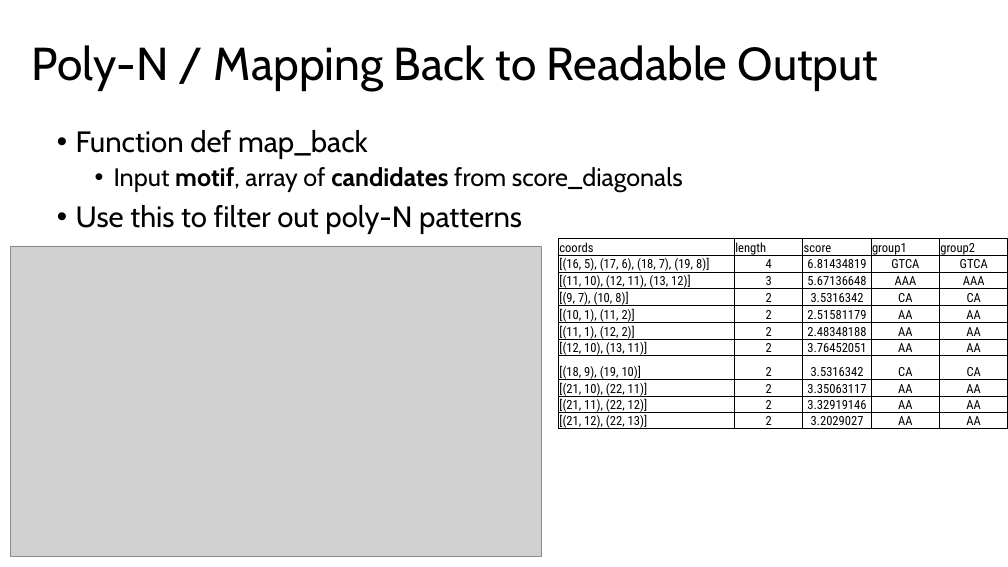
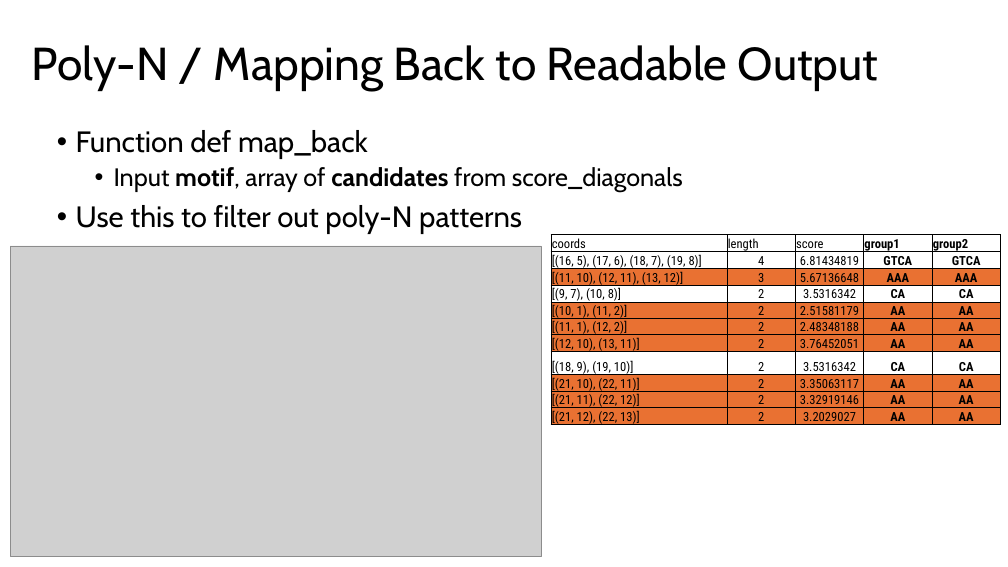
Before and after one commit to eshin21/drippy, a slide deck: slide 4 of Presentations/May Motif Gallery.pptx. Drawn at 1008x567 pixels with LibreOffice and Linux fonts; fonts in the diff are those of the drawing; grey boxes stand for pictures. Boxes give left, top, right and bottom in pixels: in the first picture for what was removed or moved away, otherwise in the second. Text is boxed around its words. In the diff, an @@ line names an element or a change of style, - is before the commit and + after.

```diff
--- a/Presentations/May Motif Gallery.pptx
+++ b/Presentations/May Motif Gallery.pptx
@@ table at (551, 235, 1000, 429) @@
@@ fill none to #E97132 in 35 cells @@
@@ bold on in "group1", "group2", "GTCA", "GTCA" and 18 more places @@
@@ table: place and size @@
-table at (559, 238, 1007, 433)
+table at (551, 235, 1000, 429)
```
Also in this commit, not shown: 7 other slides changed, 10 slides added, 43 other files.
